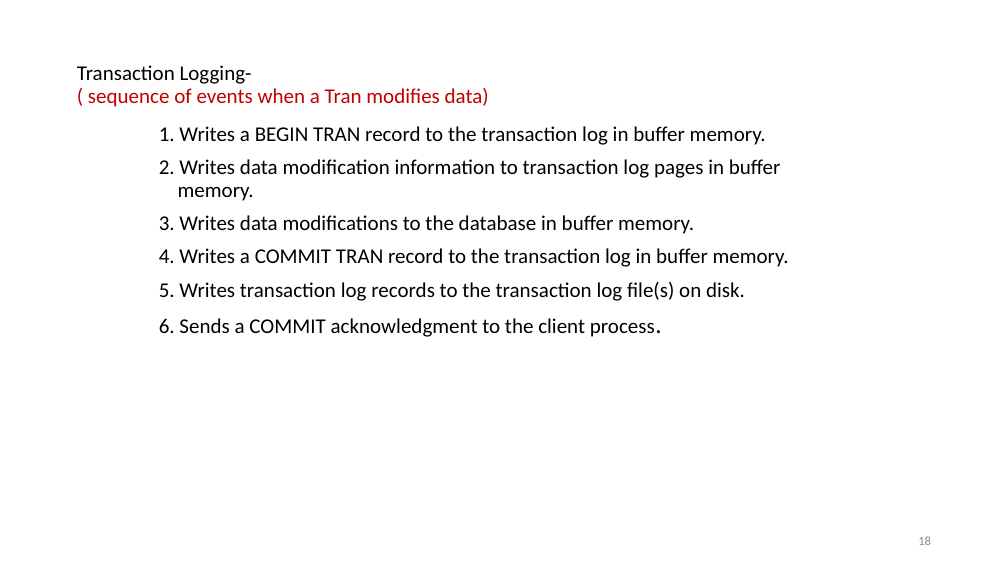
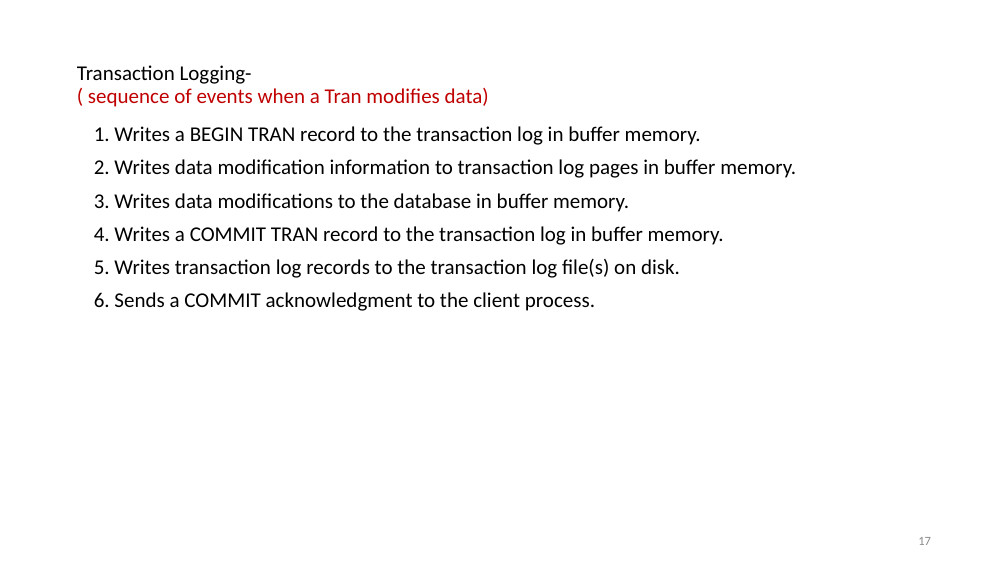
Before and after one commit to nashurgessa/DB-practices, a slide deck: slide 17 of Slides/transaction.pptx (slide 18 before the commit). Drawn at 1008x567 pixels with LibreOffice and Linux fonts; fonts in the diff are those of the drawing. Boxes give left, top, right and bottom in pixels: in the first picture for what was removed or moved away, otherwise in the second. Text is boxed around its words. In the diff, an @@ line names an element or a change of style, - is before the commit and + after.

```diff
--- a/Slides/transaction.pptx
+++ b/Slides/transaction.pptx
@@ text "1. Writes a BEGIN TRAN ...": place and size @@
-text "1. Writes a BEGIN TRAN ..." at [159,126,789,337]
+text "1. Writes a BEGIN TRAN ..." at [94,126,796,311]
@@ text at [94,292,595,311]: size 24 to 20 pt in "process." @@
@@ page number at [918,537,931,545]: text changed @@
-18
+17
```
Also in this commit, not shown: 13 other slides changed, 1 slide removed, 1 other file.
